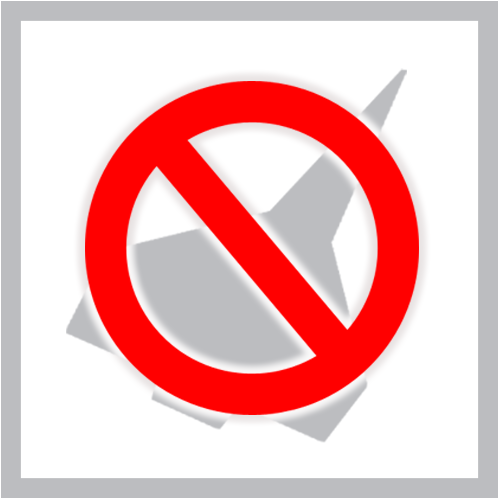
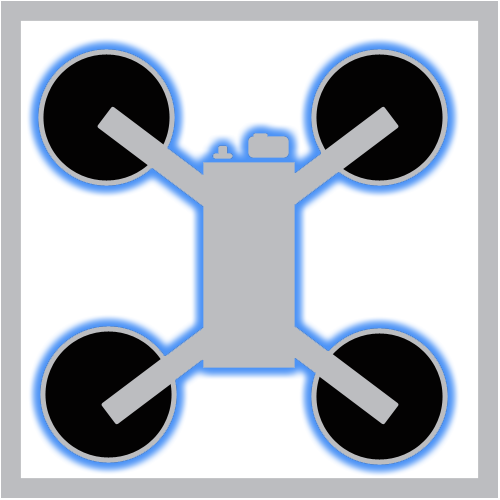
The second 500×500 image is a revision of the first. Changes to its layers:
hid group "alarms" (3 layers) over [26, 37, 460, 477]
added group "3dview" with 2 layers above "quad" over [26, 37, 460, 477]
added layer "Layer 6 copy 3" (2nd of 2, in "3dview") in group "3dview" over [38, 49, 448, 465]
added layer "Shape 1 copy 8" (2nd of 2, in "3dview") in group "3dview" over [26, 37, 460, 477]
